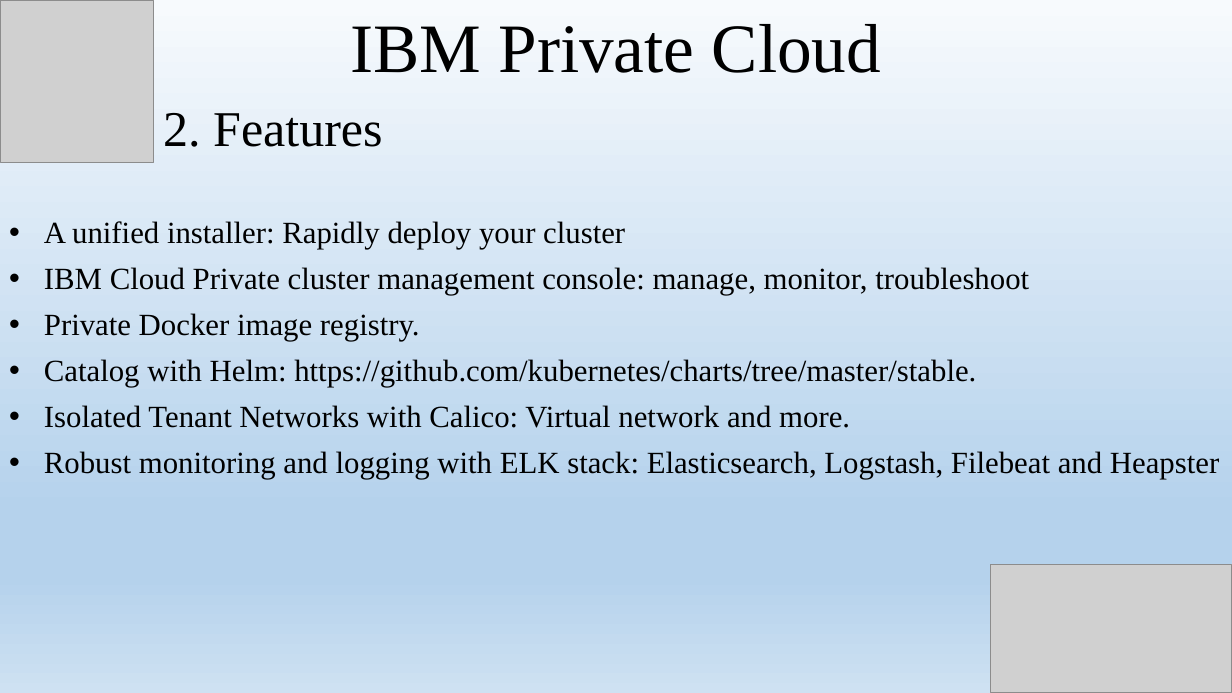
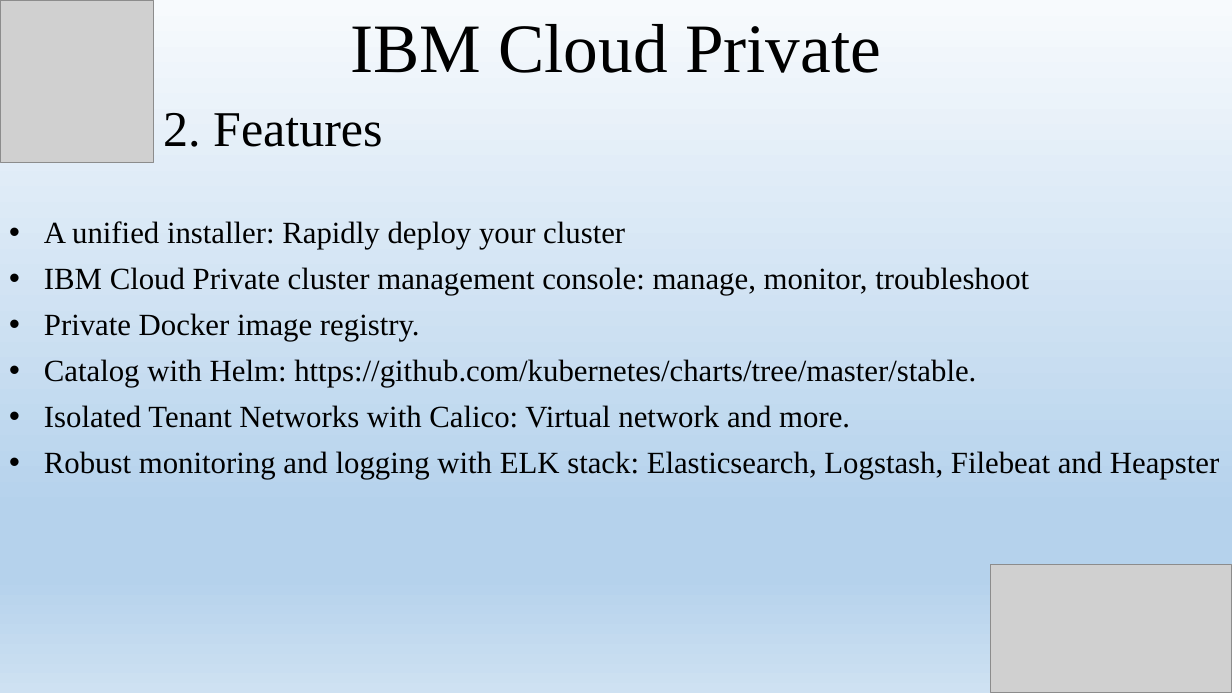
Before and after one commit to namdh1234/IBM-Private-Cloud, a slide deck: slide 4 of IBM Private Cloud.pptx. Drawn at 1232x693 pixels with LibreOffice and Linux fonts; fonts in the diff are those of the drawing; grey boxes stand for pictures. Boxes give left, top, right and bottom in pixels: in the first picture for what was removed or moved away, otherwise in the second. Text is boxed around its words. In the diff, an @@ line names an element or a change of style, - is before the commit and + after.

Commit message:
edited

```diff
--- a/IBM Private Cloud.pptx
+++ b/IBM Private Cloud.pptx
@@ title at [350, 24, 881, 73]: text changed @@
-IBM Private Cloud
+IBM Cloud Private
```
Also in this commit, not shown: 5 other slides changed.
